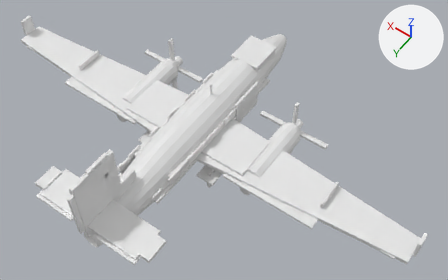
The glTF model game/Airside/Assets/StreamingAssets/Airside/Art/Models/Aircraft/mdl_regional_turboprop_01_authored_v01.gltf, before and after one commit.
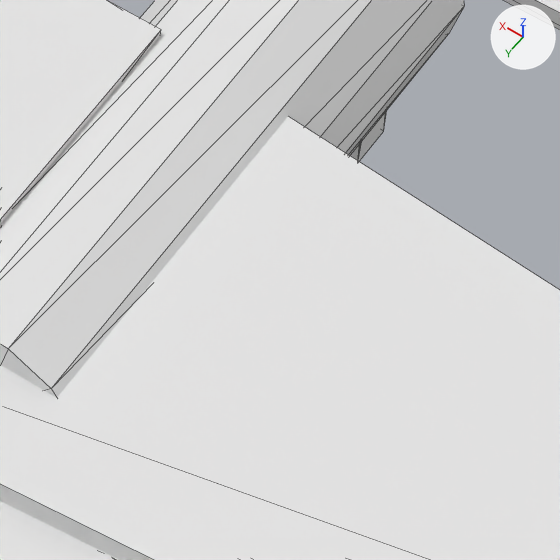
The first picture shows the older version from a 50 mm lens placed at (-7.75, 8.98, 15.98), pointed at (-1.03, -0.43, 1.2). The close-ups show the older and then the newer version on the part from 57% to 69% of the width and 49% to 69% of the height of that picture. Only the edits that show in the close-ups are written down. Arrows for +X, +Y and +Z are at upper right; the lights stay in place. The close-ups show mesh edges as thin lines.

In view in the first close-up: 'engine_left', 'flap_left', 'propeller_left_b', 'wing_left', 'wing_root_left' and 1 more.
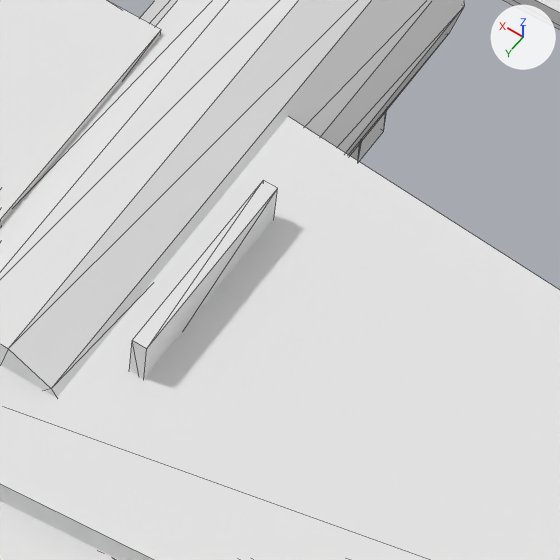
The change in detail:
Mesh me_wing_fence_mid_l is new.
It is a box spanning x -2.825..-2.775, y -0.85..-0.15, z 1.05..1.27.
Object 'wing_fence_mid_l' (ob_wing_fence_mid_l) is new; it shows me_wing_fence_mid_l.
Its location is (0.0, 0.0, 0.0).

Where the change shows, as pixel boxes [x1, y1, x2, y2] in the close-ups (560 x 560 px):
'wing_fence_mid_l', added: after [129, 181, 278, 379]
